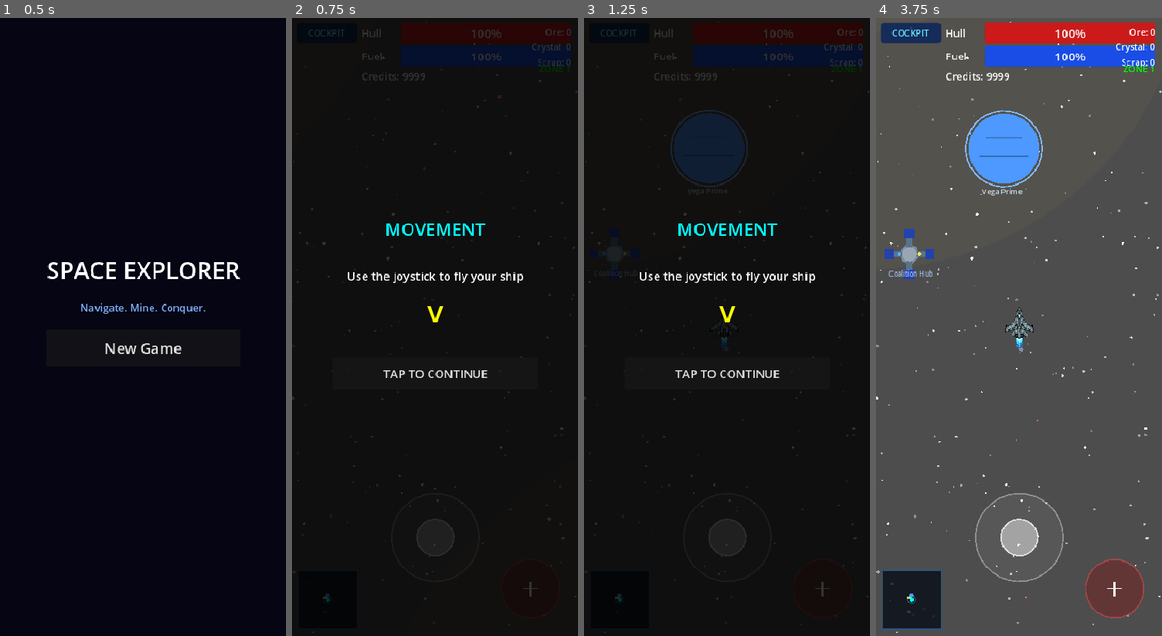
Above: before the commit, frames 1-4 (left to right).
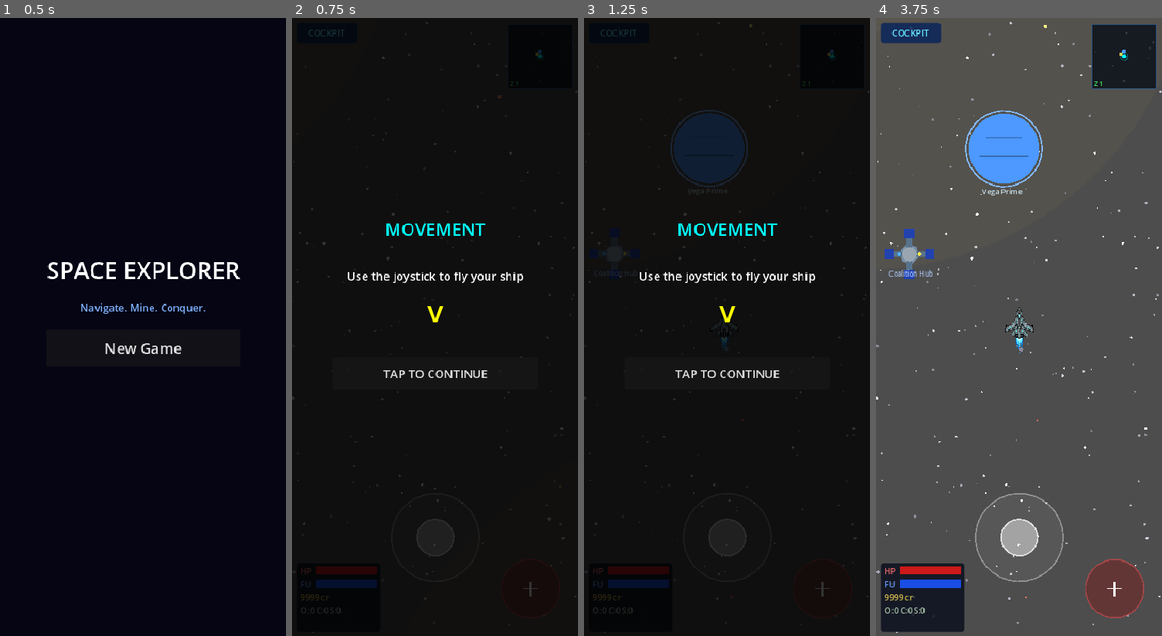
Above: after the commit, the same moments.

Repository: ichizh8/space-game-rt
Game: Godot game, scene res://scenes/main_menu.tscn
The game is run twice, just before and just after one commit, with the same random seed, the same clock (stepped at 60 frames per second) and the same inputs.
Inputs:
- Up to frame 1 (0.5 s): no input
- Up to frame 2 (0.75 s): click "New Game" at 0.5 s
- Up to frame 3 (1.25 s): no input
- Up to frame 4 (3.75 s): click "TAP TO CONTINUE" at 1.25 s; click "TAP TO CONTINUE" at 2 s; click "COCKPIT" at 2.75 s; click "GOT IT" at 3.5 s

Frame 1 is identical in both runs. In frame 2, 4.8% of the frame differs, in the area x 3-98%, y 0-97%; in frame 3, 3.6%; in frame 4, 7.0%, in the area x 1-99%, y 0-100%.

Commit message:
v89: minimap top-right, HP/fuel/credits/resources bottom-left compact panel

Diff:
--- a/scripts/hud.gd
+++ b/scripts/hud.gd
@@ -35,7 +35,7 @@
 
 
 class MinimapControl extends Control:
-	const SIZE_PX := 80.0
+	const SIZE_PX := 88.0
 	const HALF := SIZE_PX / 2.0
 	const SCALE := HALF / 1500.0  # 1500 world units fills half the map
 
@@ -108,6 +108,20 @@
 		# Player dot
 		draw_circle(c, 3.0, Color.CYAN)
 		draw_arc(c, 5.5, 0.0, TAU, 12, Color(0.0, 1.0, 1.0, 0.35), 1.0)
+		# Zone overlay (bottom-left of minimap)
+		var dist_z: float = _player_pos.length()
+		var zone: int = 1
+		if dist_z >= 4200.0: zone = 4
+		elif dist_z >= 2800.0: zone = 3
+		elif dist_z >= 1500.0: zone = 2
+		var zcol: Color
+		match zone:
+			1: zcol = Color(0.3, 1.0, 0.4, 0.85)
+			2: zcol = Color(1.0, 0.9, 0.2, 0.85)
+			3: zcol = Color(1.0, 0.55, 0.1, 0.85)
+			_: zcol = Color(1.0, 0.2, 0.2, 0.85)
+		draw_string(ThemeDB.fallback_font, Vector2(3.0, SIZE_PX - 4.0), "Z" + str(zone),
+			HORIZONTAL_ALIGNMENT_LEFT, -1, 10, zcol)
 		# Border
 		draw_rect(Rect2(0.0, 0.0, SIZE_PX, SIZE_PX), Color(0.15, 0.35, 0.55, 0.85), false, 1.5)
 
@@ -210,66 +224,87 @@
 
 
 func _build_ui() -> void:
-	# Top bar container
-	var top_bar := VBoxContainer.new()
-	top_bar.set_anchors_preset(Control.PRESET_TOP_WIDE)
-	top_bar.offset_bottom = 80
-	top_bar.offset_left = 94   # clear COCKPIT button on left
-	top_bar.offset_right = -10
-	top_bar.offset_top = 6
-	add_child(top_bar)
-
-	# Hull bar
-	var hull_container := HBoxContainer.new()
-	top_bar.add_child(hull_container)
-	var hull_label := Label.new()
-	hull_label.text = "Hull"
-	hull_label.add_theme_font_size_override("font_size", 14)
-	hull_label.custom_minimum_size.x = 50
-	hull_container.add_child(hull_label)
+	# Bottom-left stats panel (hull, fuel, credits, resources)
+	var stats_bg := PanelContainer.new()
+	stats_bg.anchor_left = 0.0
+	stats_bg.anchor_right = 0.0
+	stats_bg.anchor_top = 1.0
+	stats_bg.anchor_bottom = 1.0
+	stats_bg.offset_left = 6.0
+	stats_bg.offset_right = 120.0
+	stats_bg.offset_top = -100.0
+	stats_bg.offset_bottom = -6.0
+	var stats_style := StyleBoxFlat.new()
+	stats_style.bg_color = Color(0.02, 0.04, 0.10, 0.78)
+	stats_style.corner_radius_top_left = 4
+	stats_style.corner_radius_top_right = 4
+	stats_style.corner_radius_bottom_left = 4
+	stats_style.corner_radius_bottom_right = 4
+	stats_style.content_margin_left = 5
+	stats_style.content_margin_right = 5
+	stats_style.content_margin_top = 4
+	stats_style.content_margin_bottom = 4
+	stats_bg.add_theme_stylebox_override("panel", stats_style)
+	add_child(stats_bg)
+
+	var stats_vbox := VBoxContainer.new()
+	stats_vbox.add_theme_constant_override("separation", 3)
+	stats_bg.add_child(stats_vbox)
+
+	# Hull bar row
+	var hull_row := HBoxContainer.new()
+	hull_row.add_theme_constant_override("separation", 3)
+	stats_vbox.add_child(hull_row)
+	var hull_lbl := Label.new()
+	hull_lbl.text = "HP"
+	hull_lbl.add_theme_font_size_override("font_size", 11)
+	hull_lbl.custom_minimum_size.x = 18
+	hull_lbl.add_theme_color_override("font_color", Color(0.9, 0.4, 0.4))
+	hull_row.add_child(hull_lbl)
 	_hull_bar = ProgressBar.new()
 	_hull_bar.max_value = GameState.max_hull
 	_hull_bar.value = GameState.hull
 	_hull_bar.size_flags_horizontal = Control.SIZE_EXPAND_FILL
-	_hull_bar.custom_minimum_size.y = 18
+	_hull_bar.custom_minimum_size.y = 12
+	_hull_bar.show_percentage = false
 	var hull_style := StyleBoxFlat.new()
 	hull_style.bg_color = Color(0.8, 0.1, 0.1)
 	_hull_bar.add_theme_stylebox_override("fill", hull_style)
-	hull_container.add_child(_hull_bar)
-
-	# Fuel bar
-	var fuel_container := HBoxContainer.new()
-	top_bar.add_child(fuel_container)
-	var fuel_label := Label.new()
-	fuel_label.text = "Fuel"
-	fuel_label.add_theme_font_size_override("font_size", 14)
-	fuel_label.custom_minimum_size.x = 50
-	fuel_container.add_child(fuel_label)
+	hull_row.add_child(_hull_bar)
+
+	# Fuel bar row
+	var fuel_row := HBoxContainer.new()
+	fuel_row.add_theme_constant_override("separation", 3)
+	stats_vbox.add_child(fuel_row)
+	var fuel_lbl := Label.new()
+	fuel_lbl.text = "FU"
+	fuel_lbl.add_theme_font_size_override("font_size", 11)
+	fuel_lbl.custom_minimum_size.x = 18
+	fuel_lbl.add_theme_color_override("font_color", Color(0.4, 0.6, 1.0))
+	fuel_row.add_child(fuel_lbl)
 	_fuel_bar = ProgressBar.new()
 	_fuel_bar.max_value = GameState.max_fuel
 	_fuel_bar.value = GameState.fuel
 	_fuel_bar.size_flags_horizontal = Control.SIZE_EXPAND_FILL
-	_fuel_bar.custom_minimum_size.y = 18
+	_fuel_bar.custom_minimum_size.y = 12
+	_fuel_bar.show_percentage = false
 	var fuel_style := StyleBoxFlat.new()
 	fuel_style.bg_color = Color(0.1, 0.3, 0.9)
 	_fuel_bar.add_theme_stylebox_override("fill", fuel_style)
-	fuel_container.add_child(_fuel_bar)
-
-	# Credits label
+	fuel_row.add_child(_fuel_bar)
+
+	# Credits
 	_credits_label = Label.new()
-	_credits_label.text = "Credits: " + str(GameState.credits)
-	_credits_label.add_theme_font_size_override("font_size", 14)
-	top_bar.add_child(_credits_label)
-
-	# Resource display (top-right)
+	_credits_label.add_theme_font_size_override("font_size", 11)
+	_credits_label.add_theme_color_override("font_color", Color(0.85, 0.75, 0.3))
+	_credits_label.text = str(GameState.credits) + " cr"
+	stats_vbox.add_child(_credits_label)
+
+	# Resources compact
 	_resource_label = Label.new()
-	_resource_label.set_anchors_preset(Control.PRESET_TOP_RIGHT)
-	_resource_label.offset_left = -140
-	_resource_label.offset_top = 10
-	_resource_label.offset_right = -10
-	_resource_label.add_theme_font_size_override("font_size", 12)
-	_resource_label.horizontal_alignment = HORIZONTAL_ALIGNMENT_RIGHT
-	add_child(_resource_label)
+	_resource_label.add_theme_font_size_override("font_size", 11)
+	_resource_label.add_theme_color_override("font_color", Color(0.65, 0.75, 0.65))
+	stats_vbox.add_child(_resource_label)
 
 	# Virtual joystick (center-bottom)
 	_joystick = Control.new()
@@ -347,17 +382,17 @@
 	_notification_label.visible = false
 	add_child(_notification_label)
 
-	# Minimap (bottom-left)
+	# Minimap (top-right)
 	var minimap := MinimapControl.new()
-	minimap.custom_minimum_size = Vector2(80.0, 80.0)
-	minimap.anchor_left = 0.0
-	minimap.anchor_right = 0.0
-	minimap.anchor_top = 1.0
-	minimap.anchor_bottom = 1.0
-	minimap.offset_left = 8.0
-	minimap.offset_right = 88.0
-	minimap.offset_top = -90.0
-	minimap.offset_bottom = -10.0
+	minimap.custom_minimum_size = Vector2(88.0, 88.0)
+	minimap.anchor_left = 1.0
+	minimap.anchor_right = 1.0
+	minimap.anchor_top = 0.0
+	minimap.anchor_bottom = 0.0
+	minimap.offset_left = -96.0
+	minimap.offset_right = -8.0
+	minimap.offset_top = 8.0
+	minimap.offset_bottom = 96.0
 	add_child(minimap)
 
 	# Quest compass (center-left, points to tracked quest)
@@ -373,17 +408,8 @@
 	compass.offset_bottom = 22.0
 	add_child(compass)
 
-	# Zone indicator (top-right, below resources)
-	_zone_label = Label.new()
-	_zone_label.set_anchors_preset(Control.PRESET_TOP_RIGHT)
-	_zone_label.offset_left = -80
-	_zone_label.offset_top = 60
-	_zone_label.offset_right = -10
-	_zone_label.add_theme_font_size_override("font_size", 12)
-	_zone_label.horizontal_alignment = HORIZONTAL_ALIGNMENT_RIGHT
-	_zone_label.text = "ZONE 1"
-	_zone_label.add_theme_color_override("font_color", Color.GREEN)
-	add_child(_zone_label)
+	# Zone label is now drawn inside the MinimapControl overlay
+	_zone_label = null
 
 
 func _connect_signals() -> void:
@@ -603,12 +629,12 @@
 
 func _on_credits_changed(value: int) -> void:
 	if is_instance_valid(_credits_label):
-		_credits_label.text = "Credits: " + str(value)
+		_credits_label.text = str(value) + " cr"
 
 
 func _on_resources_changed() -> void:
 	if is_instance_valid(_resource_label):
-		_resource_label.text = "Ore: %d\nCrystal: %d\nScrap: %d" % [
+		_resource_label.text = "O:%d C:%d S:%d" % [
 			GameState.resources.get("ore", 0),
 			GameState.resources.get("crystal", 0),
 			GameState.resources.get("scrap", 0)
@@ -616,26 +642,7 @@
 
 
 func _update_zone_label() -> void:
-	var ship_node := get_tree().get_first_node_in_group("player")
-	if not is_instance_valid(ship_node):
-		return
-	var dist: float = (ship_node as Node2D).global_position.length()
-	var zone: int = 1
-	if dist >= 4200.0:
-		zone = 4
-	elif dist >= 2800.0:
-		zone = 3
-	elif dist >= 1500.0:
-		zone = 2
-	if zone != _current_zone:
-		_current_zone = zone
-	if is_instance_valid(_zone_label):
-		_zone_label.text = "ZONE " + str(zone)
-		match zone:
-			1: _zone_label.add_theme_color_override("font_color", Color.GREEN)
-			2: _zone_label.add_theme_color_override("font_color", Color.YELLOW)
-			3: _zone_label.add_theme_color_override("font_color", Color.ORANGE)
-			4: _zone_label.add_theme_color_override("font_color", Color.RED)
+	pass  # Zone is now shown inside MinimapControl overlay
 
 
 func reset_fire() -> void:
Not shown, changed: web-export/index.html
Not shown, changed: web-export/index.pck
